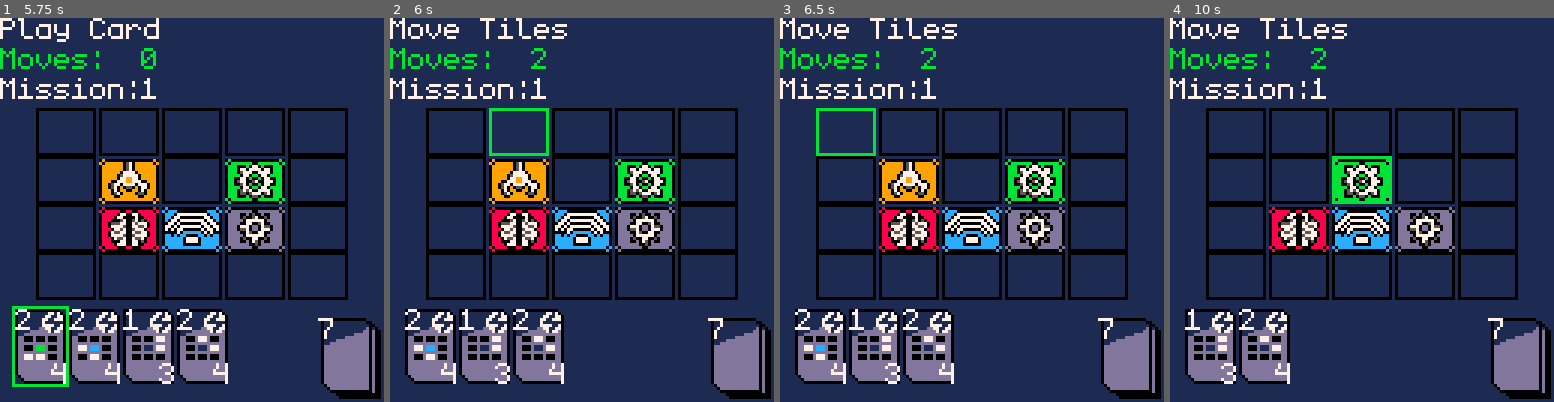
Above: before the commit, frames 1-4 (left to right).
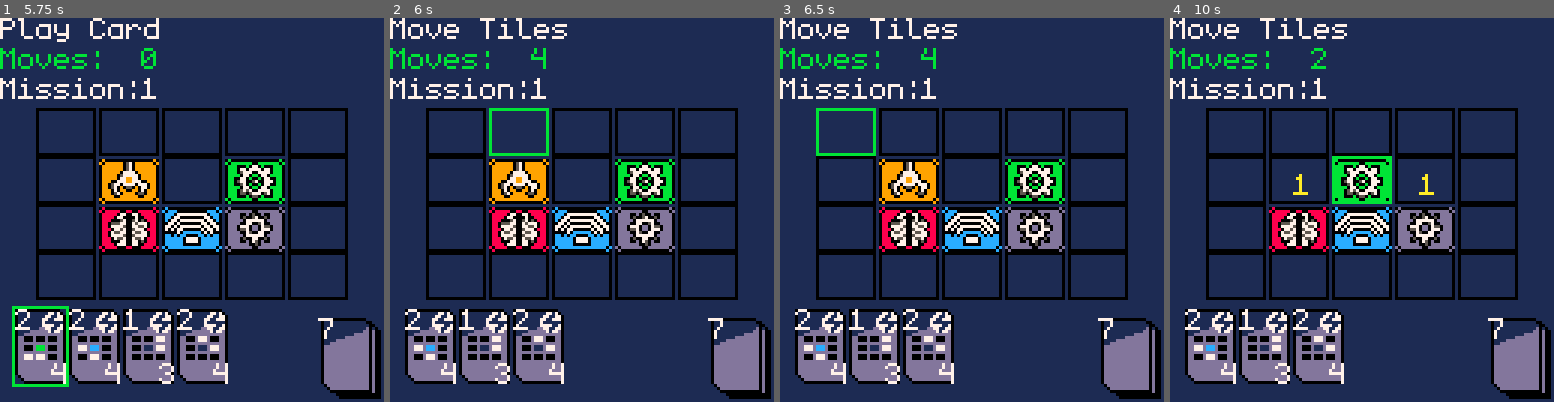
Above: after the commit, the same moments.

Repository: AkuraEx/Pico_Rove
Game: PICO-8 cartridge pico_rove.p8
Same seed, same stepped clock (60 frames per second), same inputs: the game is played once before the commit and once after it.
Inputs:
- Up to frame 1 (5.75 s): tap X (X key) at 1.07, 2.07, 2.4, 2.73, 3.07, 3.4, 3.73, 4.07, 4.4, 4.73, 5.07, 5.4, 5.73 s; hold Left 1.97-2.37 s; hold Down 2.42-2.82 s; hold Right 2.87-3.53 s; hold Up 3.58-4.08 s; hold Right 4.13-4.53 s; hold Down 4.58-5.08 s; hold Left from 5.13 s (still down)
- Up to frame 2 (6 s): release Left at 5.8 s; hold Up from 5.85 s (still down)
- Up to frame 3 (6.5 s): tap X (X key) at 6.07, 6.4 s; release Up at 6.18 s; hold Left from 6.23 s (still down)
- Up to frame 4 (10 s): release Left at 6.63 s; hold Down 6.68-7.08 s; tap X (X key) every 0.33 s from 6.73 to 9.73 s; hold Right 7.13-7.8 s; hold Up 7.85-8.35 s; hold Right 8.4-8.8 s; hold Down 8.85-9.35 s; hold Left from 9.4 s (still down)

Frame 1 is identical in both runs. In frame 2, 0.1% of the frame differs, in the area x 36-41%, y 7-14%; in frame 3, 0.1%; in frame 4, 2.8%, in the area x 3-69%, y 40-96%.

Commit message:
Add bonus move value for board pattern matching Reuse this again later for mission check

Diff:
--- a/controls.lua
+++ b/controls.lua
@@ -9,7 +9,14 @@
   end
   -- x
   if btnp(5) then
-    move += hand[card_highlight].value
+    -- Check if card pattern matches board and use appropriate value
+    local selected_card = hand[card_highlight]
+    if check_pattern_match(selected_card, board.boardState) then
+      move += selected_card.matchValue
+    else
+      move += selected_card.value
+    end
+
     deli(hand, card_highlight)
     card_highlight = 1
     card_phase = false
--- a/helper.lua
+++ b/helper.lua
@@ -108,3 +108,60 @@
       end
     end
 end
+
+-- Check if a card's pattern matches any 3x3 region on the board
+-- TODO: Reuse with passed flag to also check mission success after card placement
+-- TODO: Adjust to allow for flexible grid, that'll be a doozy
+
+function check_pattern_match(card, board_state)
+  -- The 4x5 board has 6 possible 3x3 regions to check
+  -- Top row: (1,1), (1,2), (1,3)
+  -- Bottom row: (2,1), (2,2), (2,3)
+  for start_row = 1, 2 do
+    for start_col = 1, 3 do
+      local pattern_matches = true
+
+      -- Check each position in the 3x3 pattern
+      for pattern_row = 1, 3 do
+        for pattern_col = 1, 3 do
+          local board_row = start_row + pattern_row - 1
+          local board_col = start_col + pattern_col - 1
+          local card_value = card.modules[pattern_row][pattern_col]
+          local board_value = board_state[board_row][board_col].type
+
+          -- Pattern matching rules:
+          -- 0 (EMPTY) in card pattern matches anything
+          -- FILLED in card pattern matches any non-empty tile
+          -- Specific types must match exactly
+          if card_value == EMPTY then
+            -- EMPTY matches anything, continue
+          elseif card_value == FILLED then
+            -- FILLED matches any non-empty tile
+            if board_value == EMPTY then
+              pattern_matches = false
+              break
+            end
+          else
+            -- Specific type must match exactly
+            if card_value ~= board_value then
+              pattern_matches = false
+              break
+            end
+          end
+        end
+
+        if not pattern_matches then
+          break
+        end
+      end
+
+      -- If we found a match in this 3x3 region, return true
+      if pattern_matches then
+        return true
+      end
+    end
+  end
+
+  -- No pattern matches found
+  return false
+end
